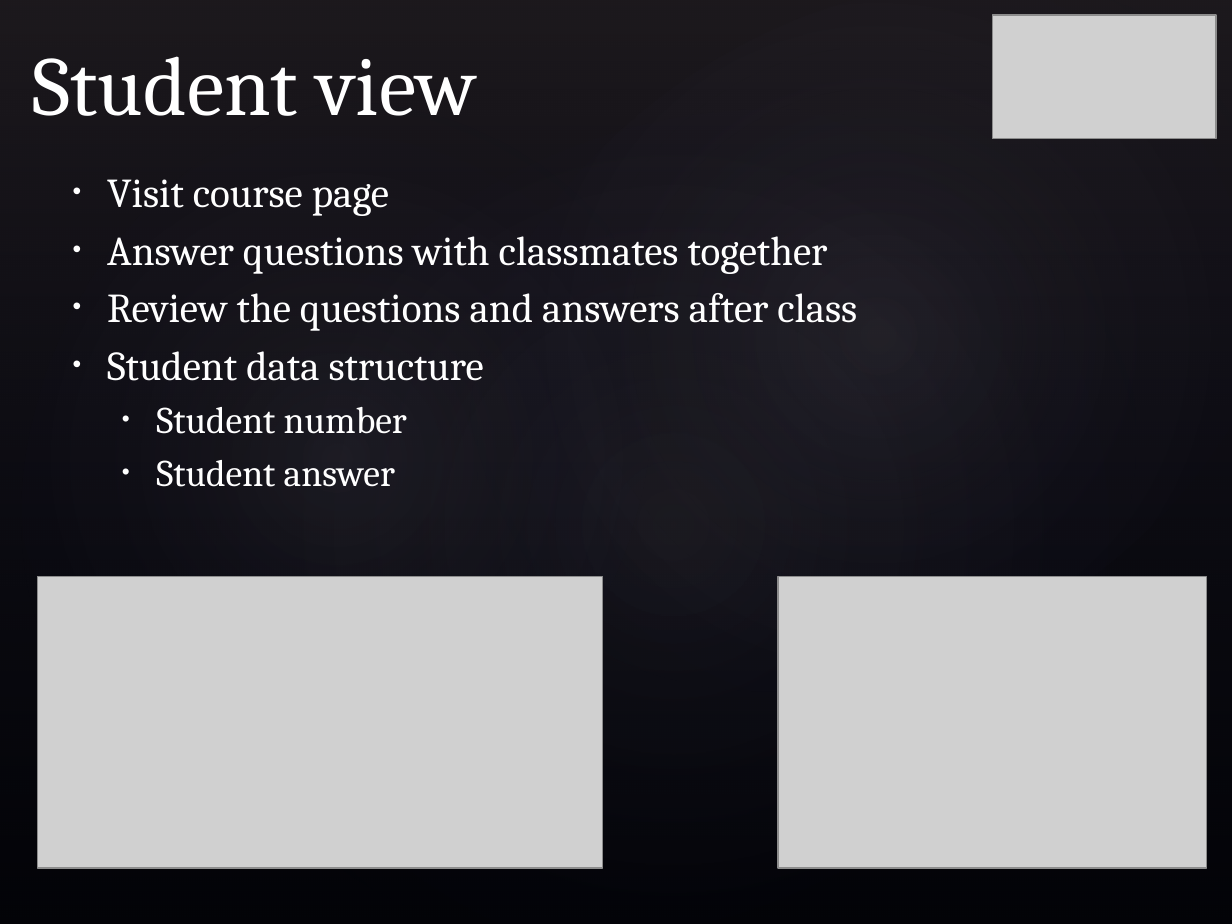
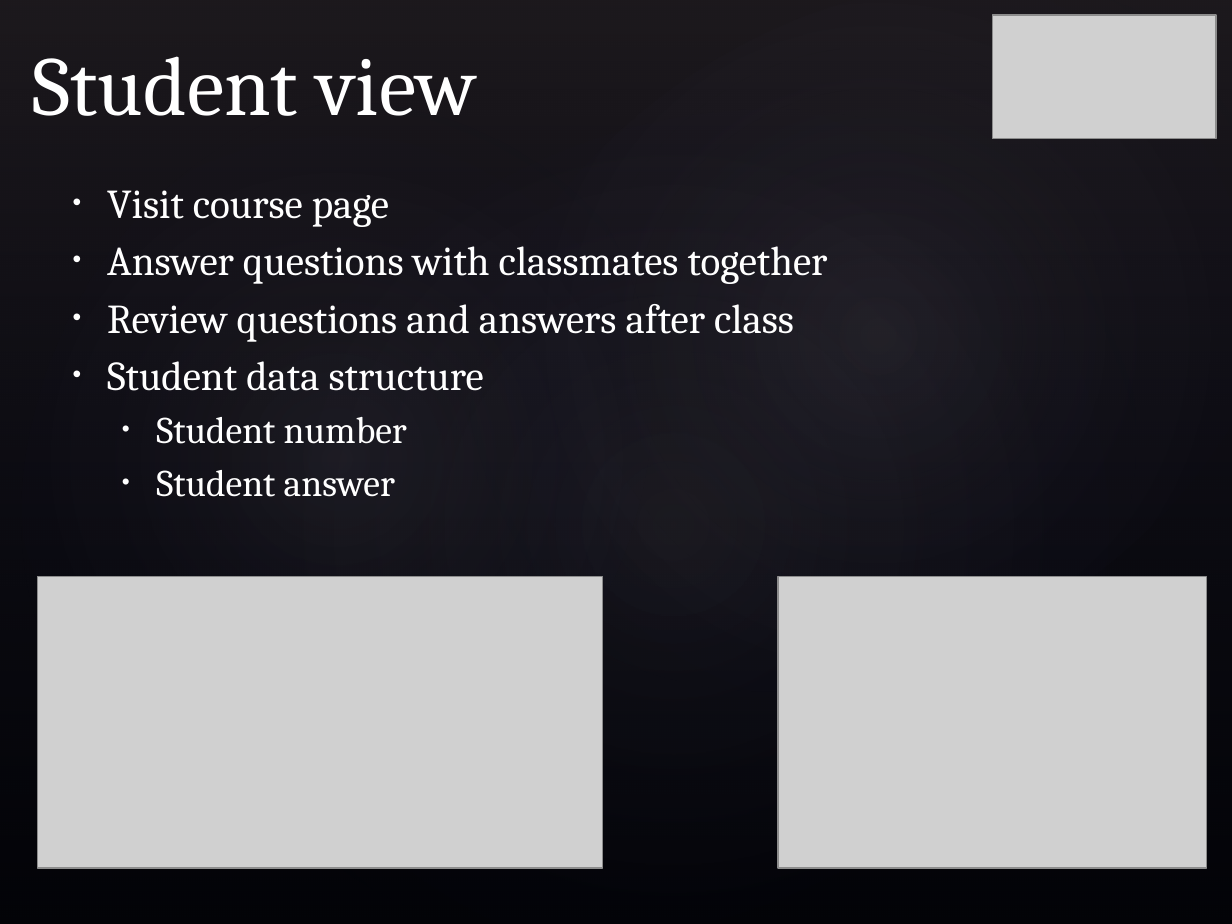
Before and after one commit to hadimuhammad/InPress, a slide deck: slide 7 of Documentation/Presentation.pptx (slide 6 before the commit). Drawn at 1232x924 pixels with LibreOffice and Linux fonts; fonts in the diff are those of the drawing; grey boxes stand for pictures; background and template pictures are left out. Boxes give left, top, right and bottom in pixels: in the first picture for what was removed or moved away, otherwise in the second. Text is boxed around its words. In the diff, an @@ line names an element or a change of style, - is before the commit and + after.

```diff
--- a/Documentation/Presentation.pptx
+++ b/Documentation/Presentation.pptx
@@ text "Visit course page" moved from (x1=107, y1=179, x2=857, y2=487) to (x1=107, y1=190, x2=828, y2=497) @@
@@ text at (x1=107, y1=304, x2=794, y2=342): text changed @@
-• Review the questions and answers after class
+• Review questions and answers after class
```
Also in this commit, not shown: 1 other slide changed, 1 slide added.
